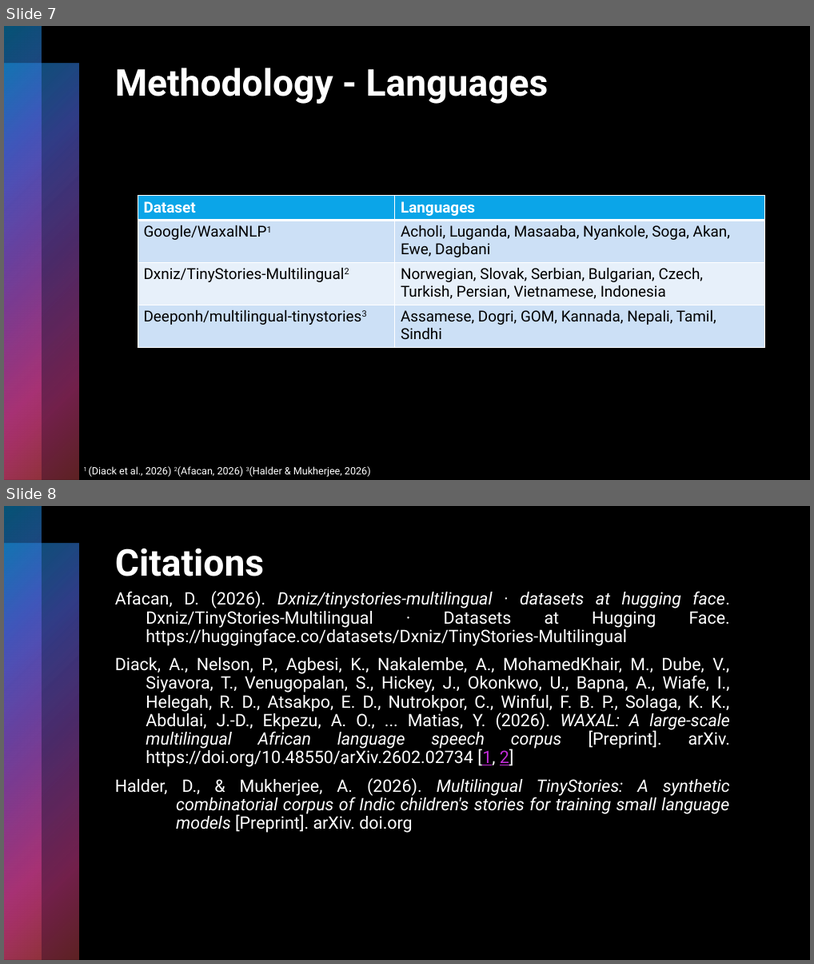
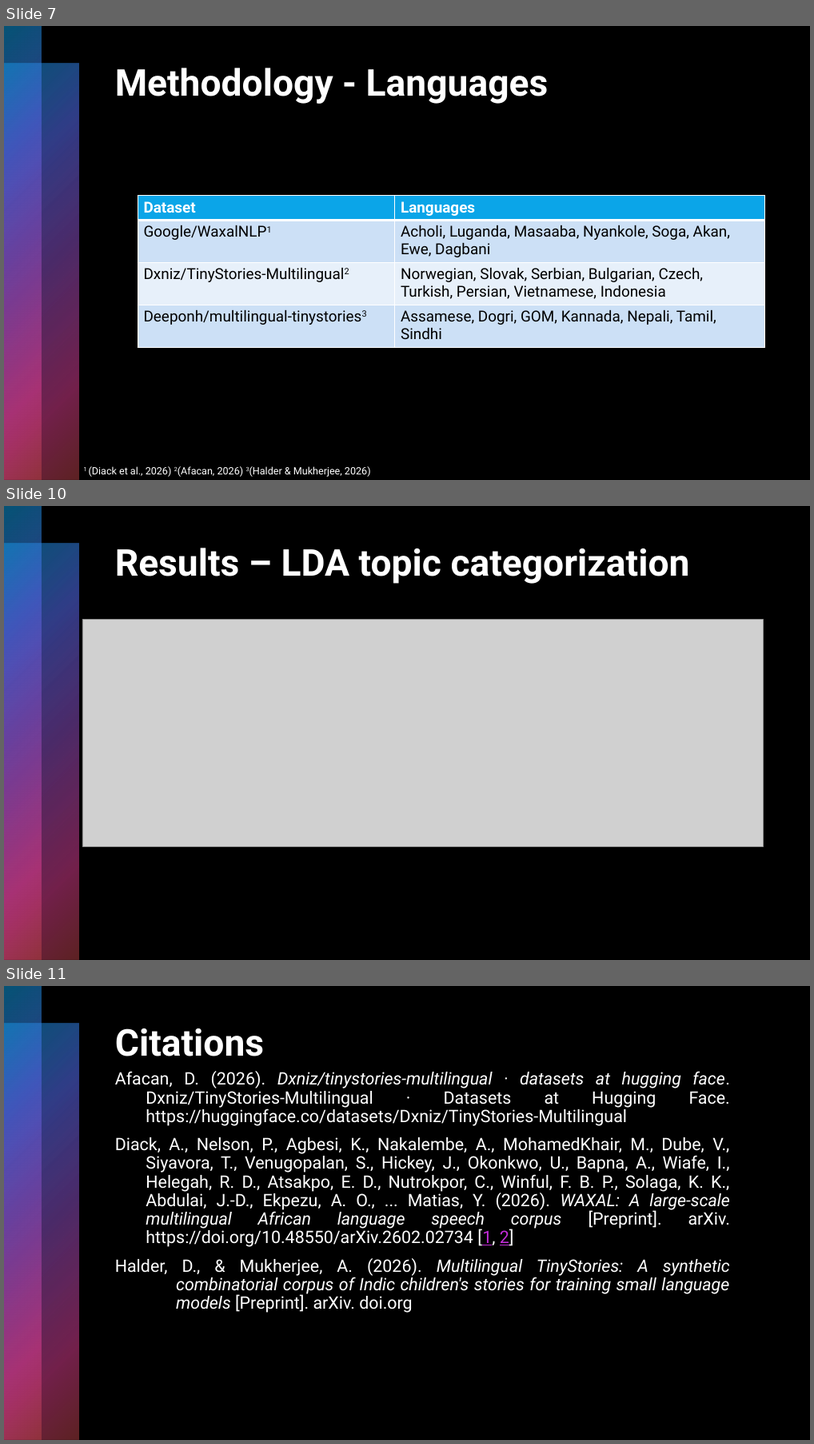
Before and after one commit to look-luc/Multilingual-Stories-Topic-Space, a slide deck: presentation.pptx. Shown one above the other, each under a label of ours: slides 7 and 8 before the commit, slides 7, 10 and 11 after it; the slides between them are not shown. The pictures are 814x964 and 814x1444 pixels, drawn with LibreOffice and Linux fonts; fonts in the diff are those of the drawing; grey boxes stand for pictures. Boxes give left, top, right and bottom in pixels: in the first picture for what was removed or moved away, otherwise in the second. Text is boxed around its words. In the diff, an @@ line names an element or a change of style, - is before the commit and + after.

```diff
--- a/presentation.pptx
+++ b/presentation.pptx
@@ slide 10 added at box(4, 506, 810, 960), background #000000; not listed: 2 template elements that a slide beside it also shows @@
@@ title added at box(115, 548, 690, 584), 44 pt, text #FFFFFF, bold @@
+Results – LDA topic categorization
@@ picture added at box(82, 619, 763, 846) @@
@@ what was slide 8 is now slide 11 @@
```
Also in this commit, not shown: 2 other slides added.
